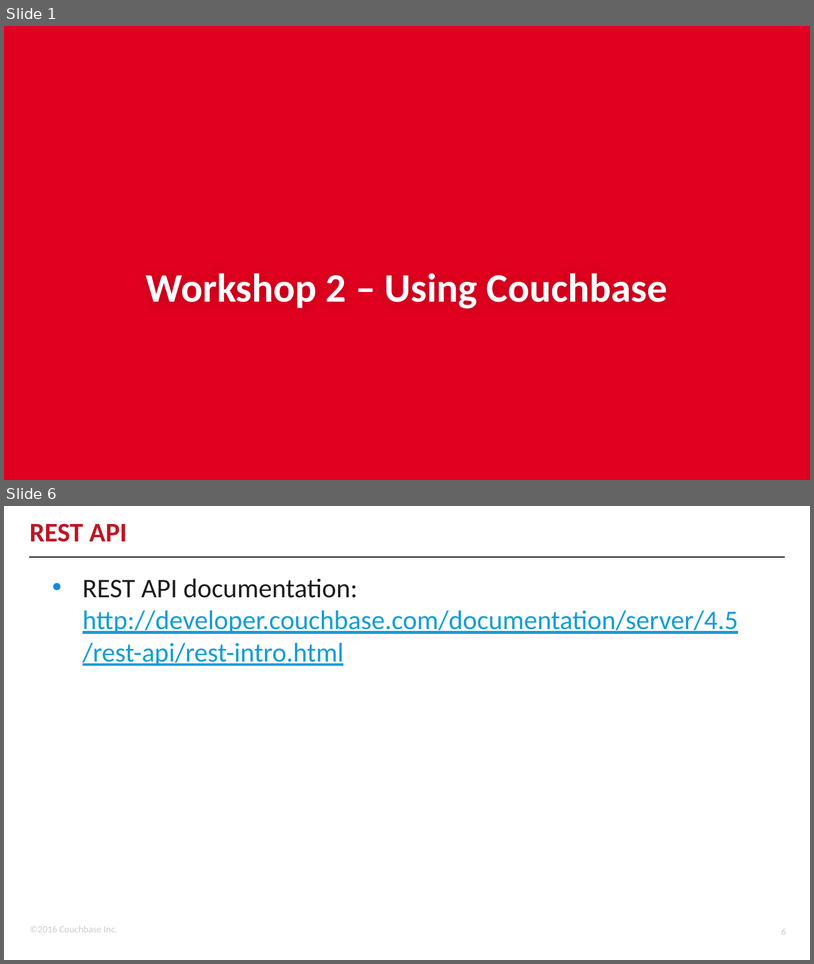
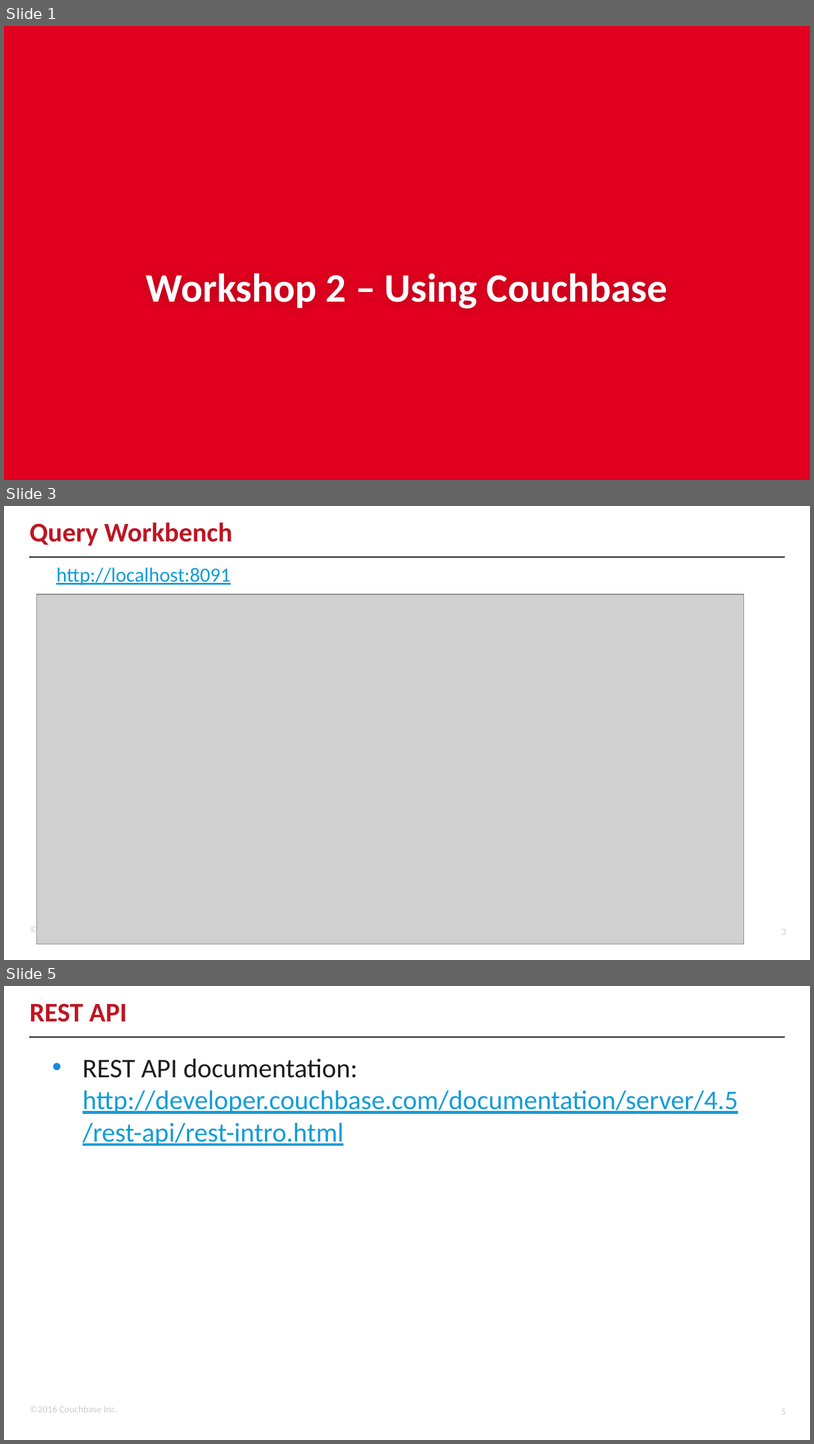
Before and after one commit to subalakr/workshop, a slide deck: connect2016/developer/02/02.pptx. Shown one above the other, each under a label of ours: slides 1 and 6 before the commit, slides 1, 3 and 5 after it; the slides between them are not shown. The pictures are 814x964 and 814x1444 pixels, drawn with LibreOffice and Linux fonts; fonts in the diff are those of the drawing; grey boxes stand for pictures; background and template pictures are left out. Boxes give left, top, right and bottom in pixels: in the first picture for what was removed or moved away, otherwise in the second. Text is boxed around its words. In the diff, an @@ line names an element or a change of style, - is before the commit and + after.

```diff
--- a/connect2016/developer/02/02.pptx
+++ b/connect2016/developer/02/02.pptx
@@ slide 3 added at (4, 506, 810, 960), background #FFFFFF; not listed: 3 template elements that a slide beside it also shows @@
@@ title added at (30, 522, 233, 546), 24 pt, text #BE1523, bold @@
+Query Workbench
@@ text added at (56, 567, 231, 585), 18 pt, text #129DD8, underline @@
+http://localhost:8091
@@ picture added at (37, 594, 744, 944) @@
@@ what was slide 6 is now slide 5 @@
```
Also in this commit, not shown: 5 slides changed, 2 other slides added, 3 slides removed.
